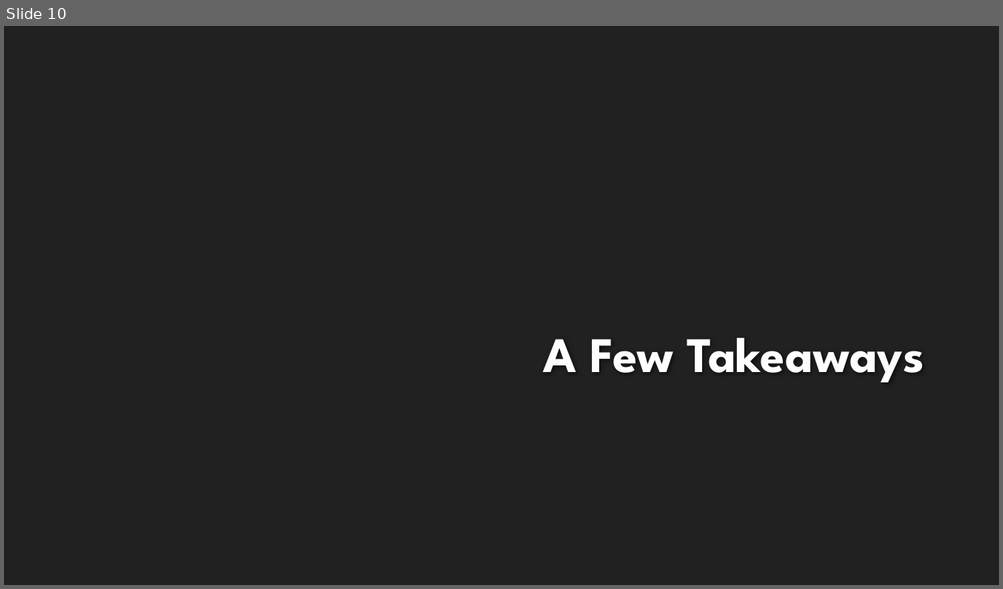
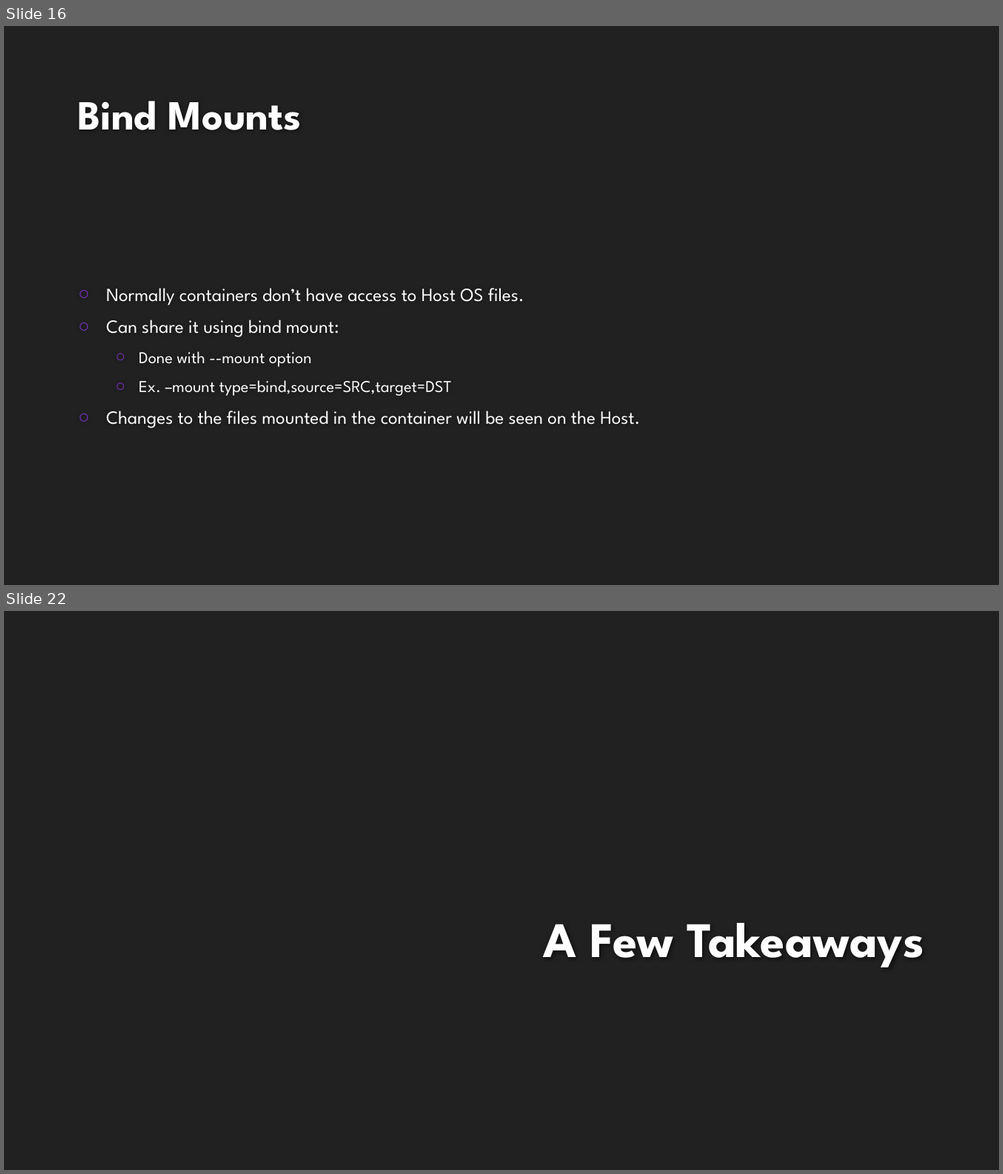
Before and after one commit to kertox662/jamhacks6-workshop-reference, a slide deck: intro-docker/presentation/intro-to-docker.pptx. Shown one above the other, each under a label of ours: slide 10 before the commit, slides 16 and 22 after it; the slides between them are not shown. The pictures are 1003x589 and 1003x1174 pixels, drawn with LibreOffice and Linux fonts; fonts in the diff are those of the drawing; background and template pictures are left out. Boxes give left, top, right and bottom in pixels: in the first picture for what was removed or moved away, otherwise in the second. Text is boxed around its words. In the diff, an @@ line names an element or a change of style, - is before the commit and + after.

```diff
--- a/intro-docker/presentation/intro-to-docker.pptx
+++ b/intro-docker/presentation/intro-to-docker.pptx
@@ slide 16 added at (4,26,999,585), background #212121 @@
@@ title added at (77,101,301,130), 40 pt, text #FEFEFE, bold @@
+Bind Mounts
@@ text added at (106,288,640,429), 18 pt, text #FFFFFF @@
+○ Normally containers don’t have access to Host OS files.
+○ Can share it using bind mount:
+  ○ Done with --mount option
+  ○ Ex. –mount type=bind,source=SRC,target=DST
+○ Changes to the files mounted in the container will be seen on the Host.
@@ what was slide 10 is now slide 22 @@
```
Also in this commit, not shown: 1 slide changed, 11 other slides added, 1 other file.
